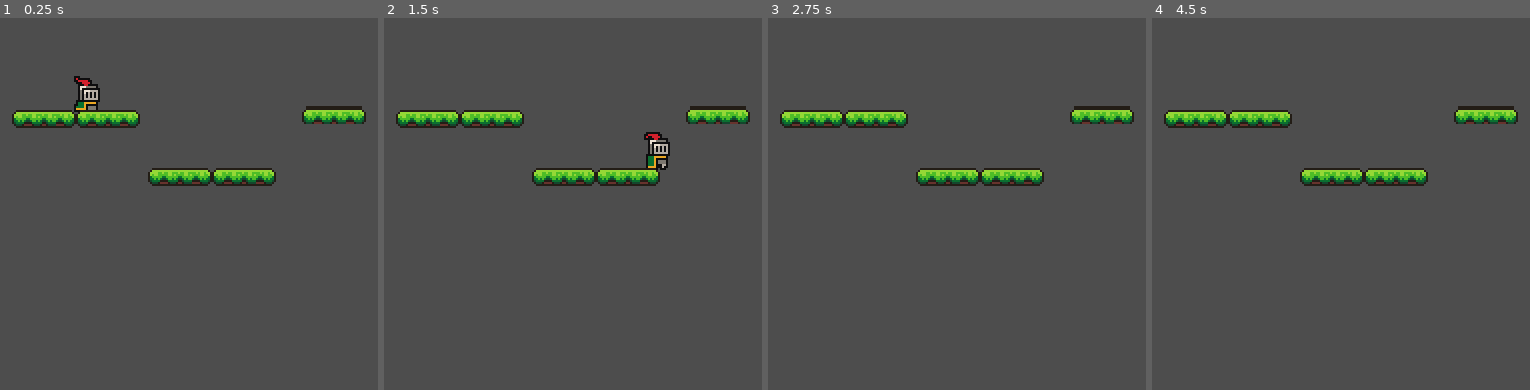
Above: before the commit, frames 1-4 (left to right).
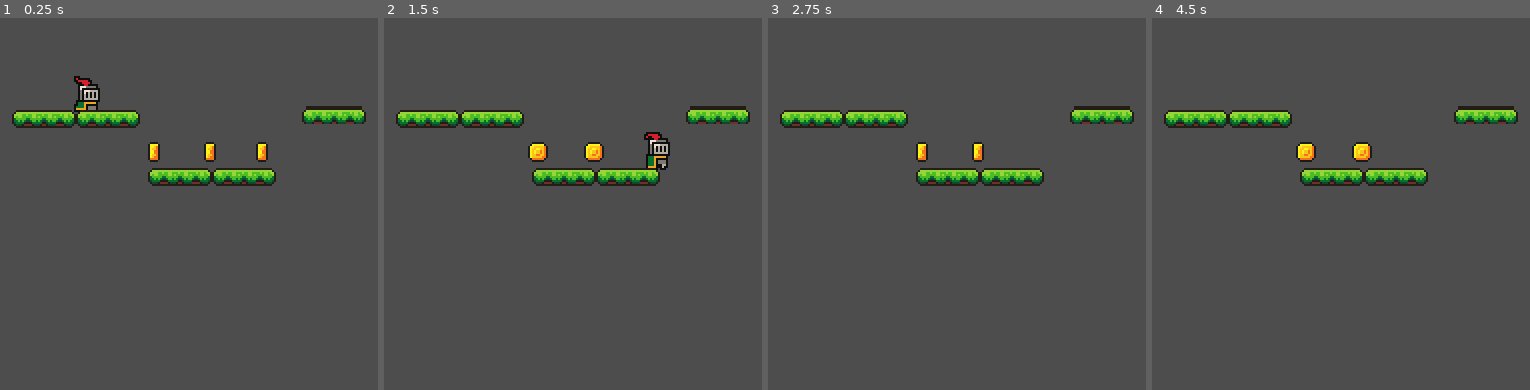
Above: after the commit, the same moments.

Repository: samikojo-tuni/Platformer2D-2026-GDScript
Game: Godot game, scene res://Scenes/Levels/level1.tscn
Two runs of this game, one before a commit and one after it. Both use one fixed random seed, a clock stepped at 60 frames per second and the inputs below.
Inputs:
- Up to frame 1 (0.25 s): no input
- Up to frame 2 (1.5 s): hold D (MoveRight) from 0.53 s (still down); tap Space (Jump) at 0.77 s
- Up to frame 3 (2.75 s): tap Space (Jump) at 1.52 s; release D (MoveRight) at 2.03 s; hold A (MoveLeft) from 2.03 s (still down)
- Up to frame 4 (4.5 s): tap Enter at 2.75, 4.25 s; release A (MoveLeft) at 2.78 s; hold D (MoveRight) 2.78-4.28 s; tap Space (Jump) at 3.02, 3.5, 3.77 s; hold A (MoveLeft) from 4.28 s (still down)

The runs differ from the first frame. In frame 1, 0.5% of the frame differs, in the area x 39-71%, y 33-39%; in frame 2, 0.5%, in the area x 38-59%, y 33-39%; in frame 3, 0.3%; in frame 4, 0.5%.

Commit message:
Add: Collectables, coin and GameManager

Diff:
--- /dev/null
+++ b/Code/Level/Coin.gd
@@ -0,0 +1,12 @@
+class_name Coin extends Collectable
+
+@export var _score: int = 10
+
+func collect(knight : Knight) -> bool:
+	if not super.collect(knight):
+		return false
+
+	# Add score to the game manager
+	GameManager.add_score(_score)
+
+	return true
--- /dev/null
+++ b/Code/Level/Collectable.gd
@@ -0,0 +1,21 @@
+class_name Collectable extends Area2D
+
+var is_collected : bool = false
+
+func _on_body_entered(body: Node2D) -> void:
+	print("Something collided with a collectable")
+	if body is Knight:
+		if not collect(body as Knight):
+			print("Collecting didn't succeed!")
+
+func collect(_knight : Knight) -> bool:
+	if is_collected:
+		# Esine on jo kerätty, ei mahdollisteta sen keräämistä uudelleen.
+		return false
+
+	# TODO: Toista keräämiseen liittyvät efektit, kuten ääni ja partikkeli
+
+	# Merkitse esine kerätyksi ja poista se pelimaailmasta.
+	is_collected = true
+	queue_free()
+	return true
--- /dev/null
+++ b/Code/Systems/GameManager.gd
@@ -0,0 +1,25 @@
+extends Node
+
+# Signals
+# score_changed is triggered when the score changes
+signal score_changed(new_score : int)
+
+# Player's score in this session
+var _score : int = 0
+
+func reset() -> void:
+	set_score(0)
+
+func add_score(amount: int) -> void:
+	# Only a positive amount can be added to the score
+	if amount > 0:
+		set_score(_score + amount)
+
+func get_score() -> int:
+	return _score
+
+func set_score(new_score : int) -> void:
+	# Validate the new_score before setting it
+	_score = max(new_score, 0)
+	# Emit a signal every time the score is updated.
+	score_changed.emit(_score)
--- /dev/null
+++ b/Scenes/Levels/LevelObjects/coin.tscn
@@ -0,0 +1,112 @@
+[gd_scene load_steps=17 format=3 uid="uid://chv0cnt1a11yb"]
+
+[ext_resource type="Script" uid="uid://dbr0n41alx4vt" path="res://Code/Level/Coin.gd" id="1_3fgmv"]
+[ext_resource type="Texture2D" uid="uid://shf5lkf8lm04" path="res://Art/sprites/coin.png" id="1_4e80h"]
+
+[sub_resource type="CircleShape2D" id="CircleShape2D_3fgmv"]
+radius = 5.0
+
+[sub_resource type="AtlasTexture" id="AtlasTexture_dkelk"]
+atlas = ExtResource("1_4e80h")
+region = Rect2(0, 0, 16, 16)
+
+[sub_resource type="AtlasTexture" id="AtlasTexture_pdgku"]
+atlas = ExtResource("1_4e80h")
+region = Rect2(16, 0, 16, 16)
+
+[sub_resource type="AtlasTexture" id="AtlasTexture_bcx5b"]
+atlas = ExtResource("1_4e80h")
+region = Rect2(32, 0, 16, 16)
+
+[sub_resource type="AtlasTexture" id="AtlasTexture_b8fmg"]
+atlas = ExtResource("1_4e80h")
+region = Rect2(48, 0, 16, 16)
+
+[sub_resource type="AtlasTexture" id="AtlasTexture_japgy"]
+atlas = ExtResource("1_4e80h")
+region = Rect2(64, 0, 16, 16)
+
+[sub_resource type="AtlasTexture" id="AtlasTexture_hiawc"]
+atlas = ExtResource("1_4e80h")
+region = Rect2(80, 0, 16, 16)
+
+[sub_resource type="AtlasTexture" id="AtlasTexture_nn3p4"]
+atlas = ExtResource("1_4e80h")
+region = Rect2(96, 0, 16, 16)
+
+[sub_resource type="AtlasTexture" id="AtlasTexture_qy7rg"]
+atlas = ExtResource("1_4e80h")
+region = Rect2(112, 0, 16, 16)
+
+[sub_resource type="AtlasTexture" id="AtlasTexture_bgp4k"]
+atlas = ExtResource("1_4e80h")
+region = Rect2(128, 0, 16, 16)
+
+[sub_resource type="AtlasTexture" id="AtlasTexture_dj78t"]
+atlas = ExtResource("1_4e80h")
+region = Rect2(144, 0, 16, 16)
+
+[sub_resource type="AtlasTexture" id="AtlasTexture_k5ipf"]
+atlas = ExtResource("1_4e80h")
+region = Rect2(160, 0, 16, 16)
+
+[sub_resource type="AtlasTexture" id="AtlasTexture_17eeu"]
+atlas = ExtResource("1_4e80h")
+region = Rect2(176, 0, 16, 16)
+
+[sub_resource type="SpriteFrames" id="SpriteFrames_fu4d6"]
+animations = [{
+"frames": [{
+"duration": 1.0,
+"texture": SubResource("AtlasTexture_dkelk")
+}, {
+"duration": 1.0,
+"texture": SubResource("AtlasTexture_pdgku")
+}, {
+"duration": 1.0,
+"texture": SubResource("AtlasTexture_bcx5b")
+}, {
+"duration": 1.0,
+"texture": SubResource("AtlasTexture_b8fmg")
+}, {
+"duration": 1.0,
+"texture": SubResource("AtlasTexture_japgy")
+}, {
+"duration": 1.0,
+"texture": SubResource("AtlasTexture_hiawc")
+}, {
+"duration": 1.0,
+"texture": SubResource("AtlasTexture_nn3p4")
+}, {
+"duration": 1.0,
+"texture": SubResource("AtlasTexture_qy7rg")
+}, {
+"duration": 1.0,
+"texture": SubResource("AtlasTexture_bgp4k")
+}, {
+"duration": 1.0,
+"texture": SubResource("AtlasTexture_dj78t")
+}, {
+"duration": 1.0,
+"texture": SubResource("AtlasTexture_k5ipf")
+}, {
+"duration": 1.0,
+"texture": SubResource("AtlasTexture_17eeu")
+}],
+"loop": true,
+"name": &"default",
+"speed": 8.0
+}]
+
+[node name="Coin" type="Area2D"]
+script = ExtResource("1_3fgmv")
+
+[node name="CollisionShape2D" type="CollisionShape2D" parent="."]
+shape = SubResource("CircleShape2D_3fgmv")
+
+[node name="AnimatedSprite2D" type="AnimatedSprite2D" parent="."]
+sprite_frames = SubResource("SpriteFrames_fu4d6")
+autoplay = "default"
+frame_progress = 0.8848989
+
+[connection signal="body_entered" from="." to="." method="_on_body_entered"]
--- a/Scenes/Levels/level1.tscn
+++ b/Scenes/Levels/level1.tscn
@@ -1,6 +1,7 @@
-[gd_scene load_steps=3 format=3 uid="uid://bdhpo6wross4e"]
+[gd_scene load_steps=4 format=3 uid="uid://bdhpo6wross4e"]
 
 [ext_resource type="PackedScene" uid="uid://crcac03n0c3pb" path="res://Scenes/Characters/Knight.tscn" id="1_7u4ml"]
+[ext_resource type="PackedScene" uid="uid://chv0cnt1a11yb" path="res://Scenes/Levels/LevelObjects/coin.tscn" id="2_1ukdm"]
 [ext_resource type="PackedScene" uid="uid://cidoetm4fa0at" path="res://Scenes/Levels/Platform.tscn" id="2_16p8j"]
 
 [node name="Level" type="Node2D"]
@@ -8,17 +9,30 @@
 [node name="Knight" parent="." instance=ExtResource("1_7u4ml")]
 position = Vector2(324, 149)
 
-[node name="Platform" parent="." instance=ExtResource("2_16p8j")]
+[node name="Coins" type="Node2D" parent="."]
+
+[node name="Coin" parent="Coins" instance=ExtResource("2_1ukdm")]
+position = Vector2(411, 175)
+
+[node name="Coin2" parent="Coins" instance=ExtResource("2_1ukdm")]
+position = Vector2(385, 175)
+
+[node name="Coin3" parent="Coins" instance=ExtResource("2_1ukdm")]
+position = Vector2(357, 175)
+
+[node name="Platforms" type="Node2D" parent="."]
+
+[node name="Platform" parent="Platforms" instance=ExtResource("2_16p8j")]
 position = Vector2(302, 159)
 
-[node name="Platform2" parent="." instance=ExtResource("2_16p8j")]
+[node name="Platform2" parent="Platforms" instance=ExtResource("2_16p8j")]
 position = Vector2(334, 159)
 
-[node name="Platform3" parent="." instance=ExtResource("2_16p8j")]
+[node name="Platform3" parent="Platforms" instance=ExtResource("2_16p8j")]
 position = Vector2(370, 188)
 
-[node name="Platform4" parent="." instance=ExtResource("2_16p8j")]
+[node name="Platform4" parent="Platforms" instance=ExtResource("2_16p8j")]
 position = Vector2(402, 188)
 
-[node name="Platform5" parent="." instance=ExtResource("2_16p8j")]
+[node name="Platform5" parent="Platforms" instance=ExtResource("2_16p8j")]
 position = Vector2(447, 157)
--- a/project.godot
+++ b/project.godot
@@ -14,6 +14,10 @@
 run/main_scene="uid://bdhpo6wross4e"
 config/features=PackedStringArray("4.5", "Mobile")
 config/icon="res://icon.svg"
+
+[autoload]
+
+GameManager="*res://Code/Systems/GameManager.gd"
 
 [display]
 
@@ -55,6 +59,11 @@
 , Object(InputEventJoypadButton,"resource_local_to_scene":false,"resource_name":"","device":-1,"button_index":0,"pressure":0.0,"pressed":false,"script":null)
 ]
 }
+Dash={
+"deadzone": 0.2,
+"events": [Object(InputEventKey,"resource_local_to_scene":false,"resource_name":"","device":-1,"window_id":0,"alt_pressed":false,"shift_pressed":false,"ctrl_pressed":false,"meta_pressed":false,"pressed":false,"keycode":0,"physical_keycode":4194326,"key_label":0,"unicode":0,"location":0,"echo":false,"script":null)
+]
+}
 
 [rendering]
 
Not shown, added: Code/Level/Coin.gd.uid
Not shown, added: Code/Level/Collectable.gd.uid
Not shown, added: Code/Systems/GameManager.gd.uid
Binary file added: Design/Collectable-class-diagram.png
Not shown, added: Design/Collectable-class-diagram.png.import
